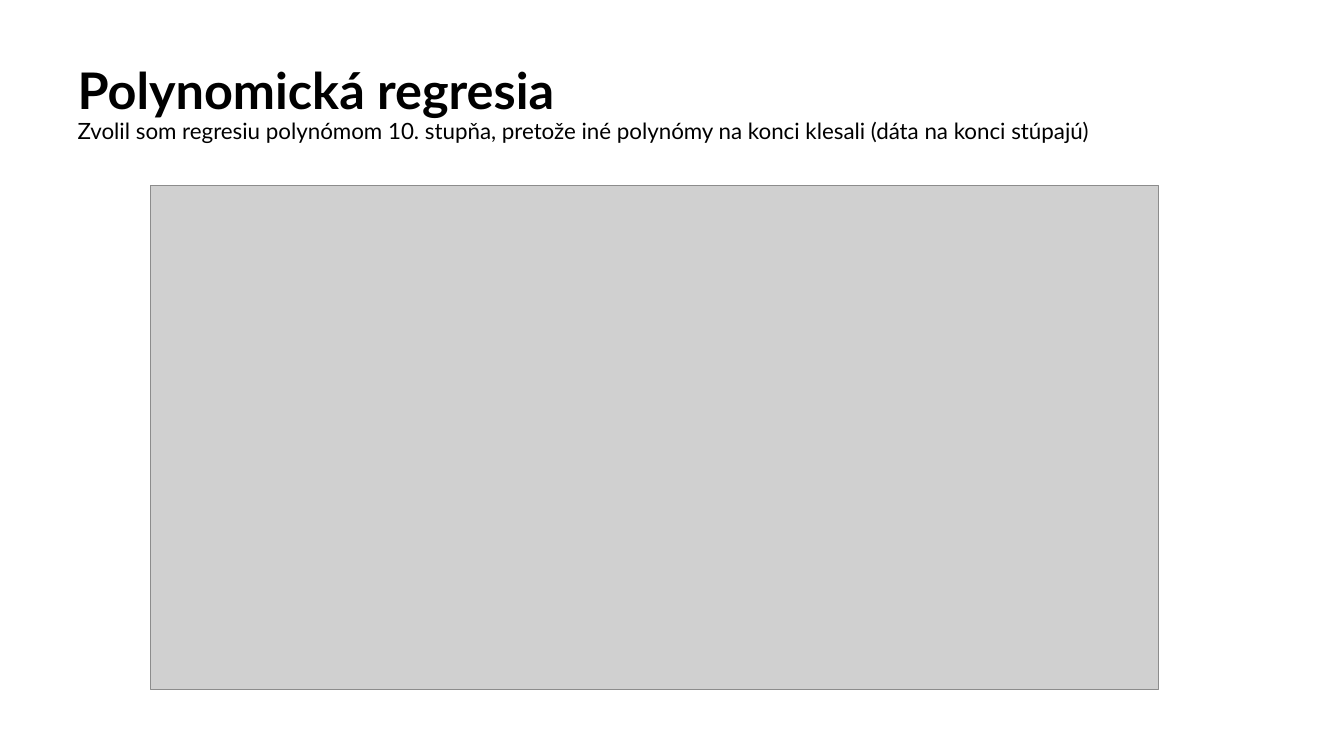
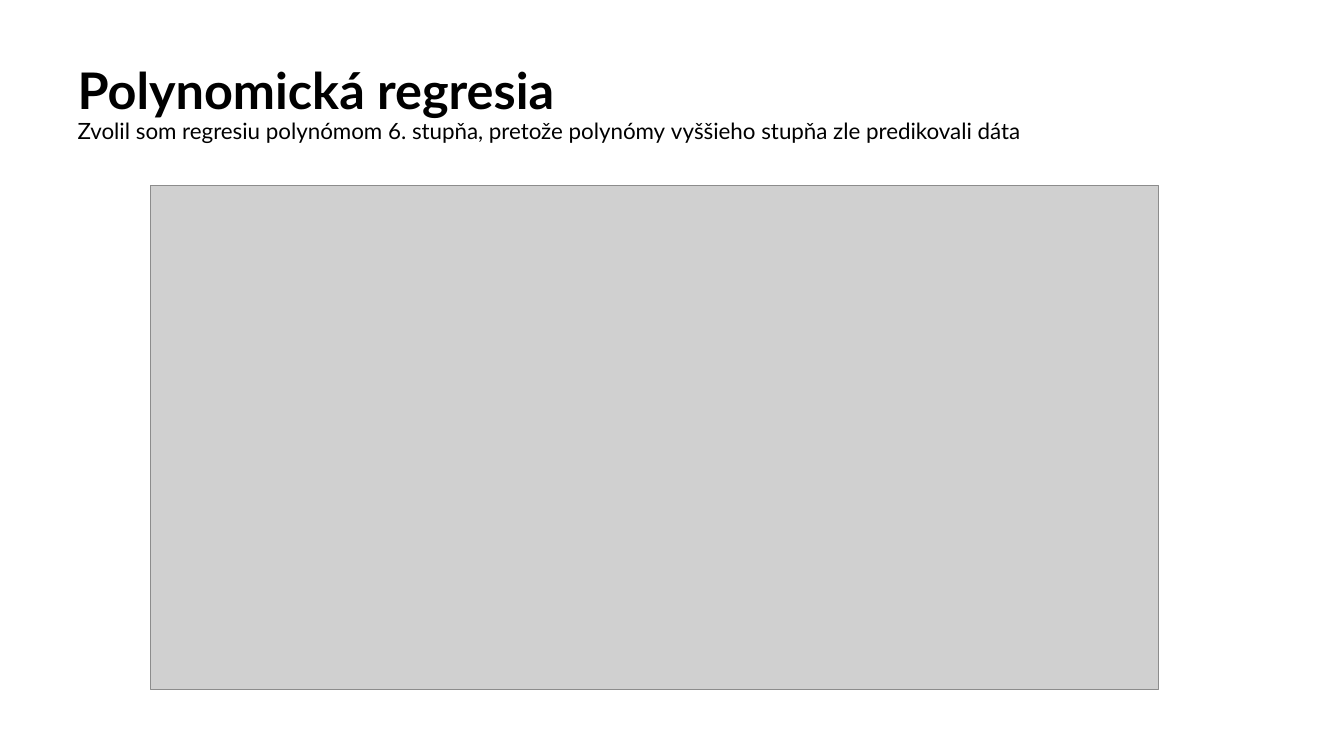
Before and after one commit to cyprich/AP, a slide deck: slide 3 of data/cyprich_AP_2024_zadanie5_predikcia.pptx. Drawn at 1344x756 pixels with LibreOffice and Linux fonts; fonts in the diff are those of the drawing; grey boxes stand for pictures. Boxes give left, top, right and bottom in pixels: in the first picture for what was removed or moved away, otherwise in the second. Text is boxed around its words. In the diff, an @@ line names an element or a change of style, - is before the commit and + after.

```diff
--- a/data/cyprich_AP_2024_zadanie5_predikcia.pptx
+++ b/data/cyprich_AP_2024_zadanie5_predikcia.pptx
@@ title at [78, 71, 1021, 143]: text changed @@
-Polynomická regresia
-Zvolil som regresiu polynómom 10. stupňa, pretože iné polynómy na konci klesali (dáta na konci stúpajú)
+Polynomická regresia
+Zvolil som regresiu polynómom 6. stupňa, pretože polynómy vyššieho stupňa zle predikovali dáta
```
Also in this commit, not shown: 3 other slides changed, 1 slide added, 13 other files.
